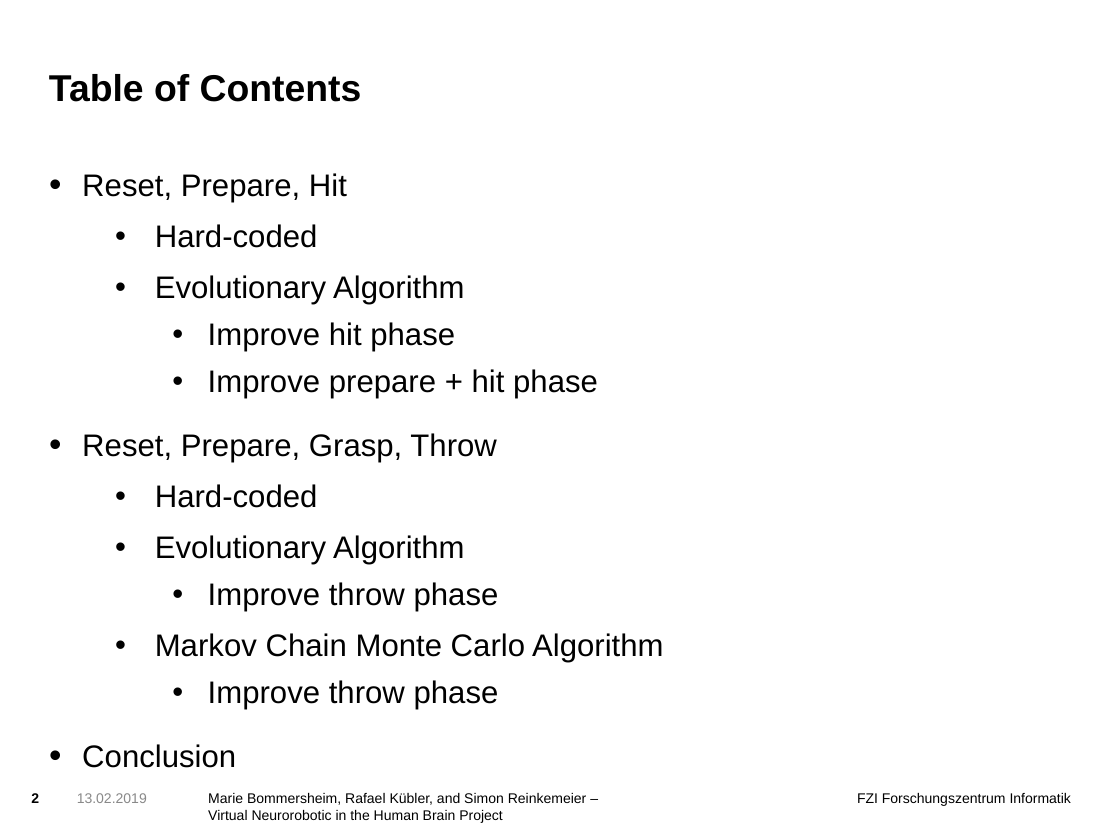
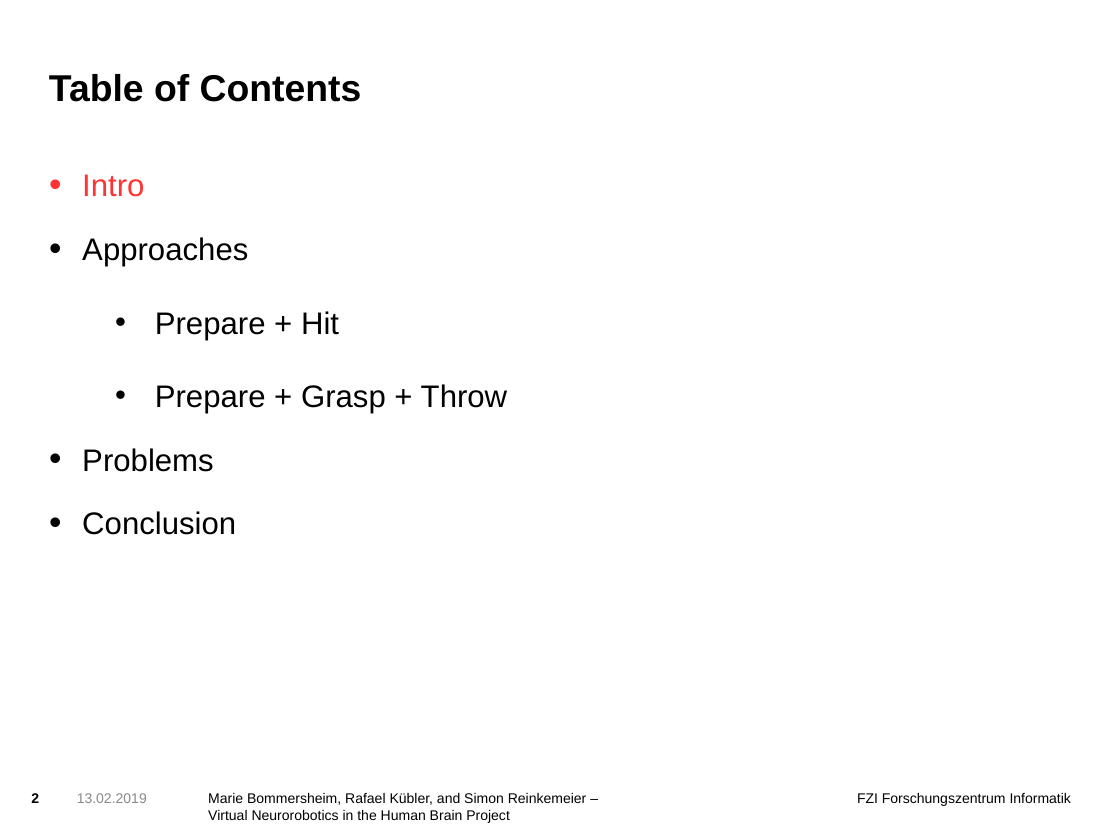
Before and after one commit to simonre/hbpprak_2018_throwing, a slide deck: slide 2 of Präsentation.odp. Drawn at 1120x840 pixels with LibreOffice and Linux fonts; fonts in the diff are those of the drawing; background and template pictures are left out. Boxes give left, top, right and bottom in pixels: in the first picture for what was removed or moved away, otherwise in the second. Text is boxed around its words. In the diff, an @@ line names an element or a change of style, - is before the commit and + after.

```diff
--- a/Präsentation.odp
+++ b/Präsentation.odp
@@ text at bbox=[82, 174, 507, 472]: text changed @@
-• Reset, Prepare, Hit
-  • Hard-coded
-  • Evolutionary Algorithm
-    • Improve hit phase
-    • Improve prepare + hit phase
-• Reset, Prepare, Grasp, Throw
-  • Hard-coded
-  • Evolutionary Algorithm
-    • Improve throw phase
-  • Markov Chain Monte Carlo Algorithm
-    • Improve throw phase
+• Intro
+• Approaches
+  • Prepare + Hit
+  • Prepare + Grasp + Throw
+• Problems
@@ text at bbox=[208, 810, 510, 823]: text changed @@
-Virtual Neurorobotic in the Human Brain Project
+Virtual Neurorobotics in the Human Brain Project
```
Also in this commit, not shown: 13 other slides changed, 10 slides added.
